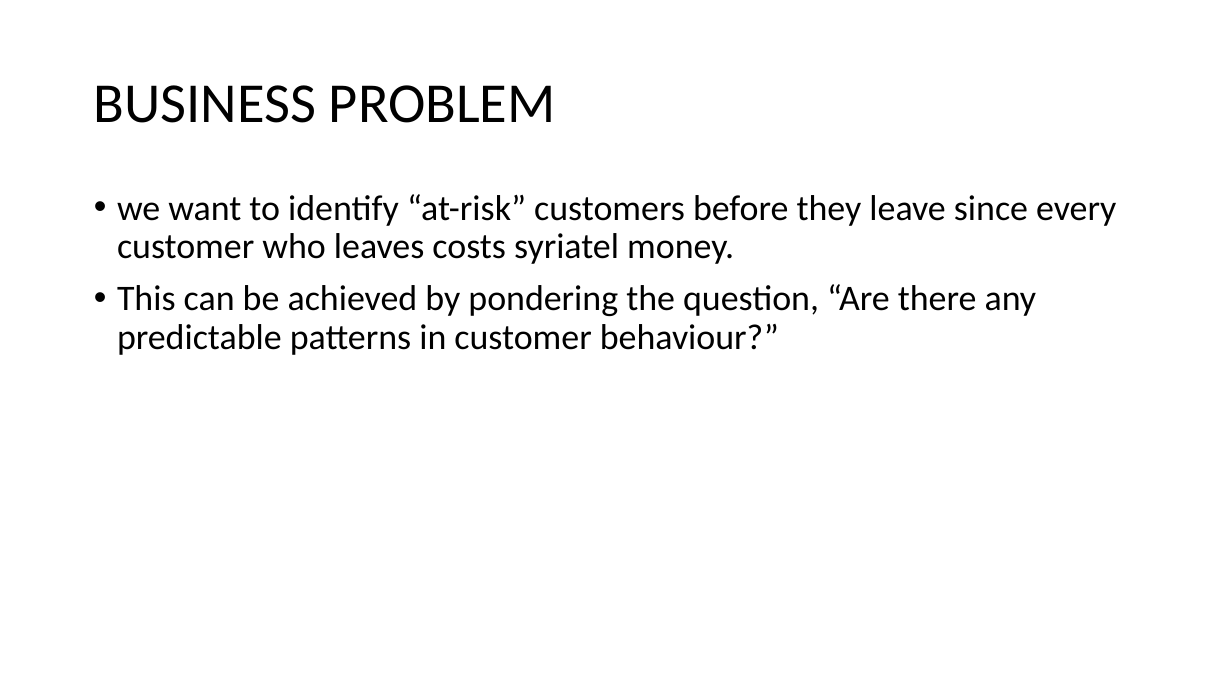
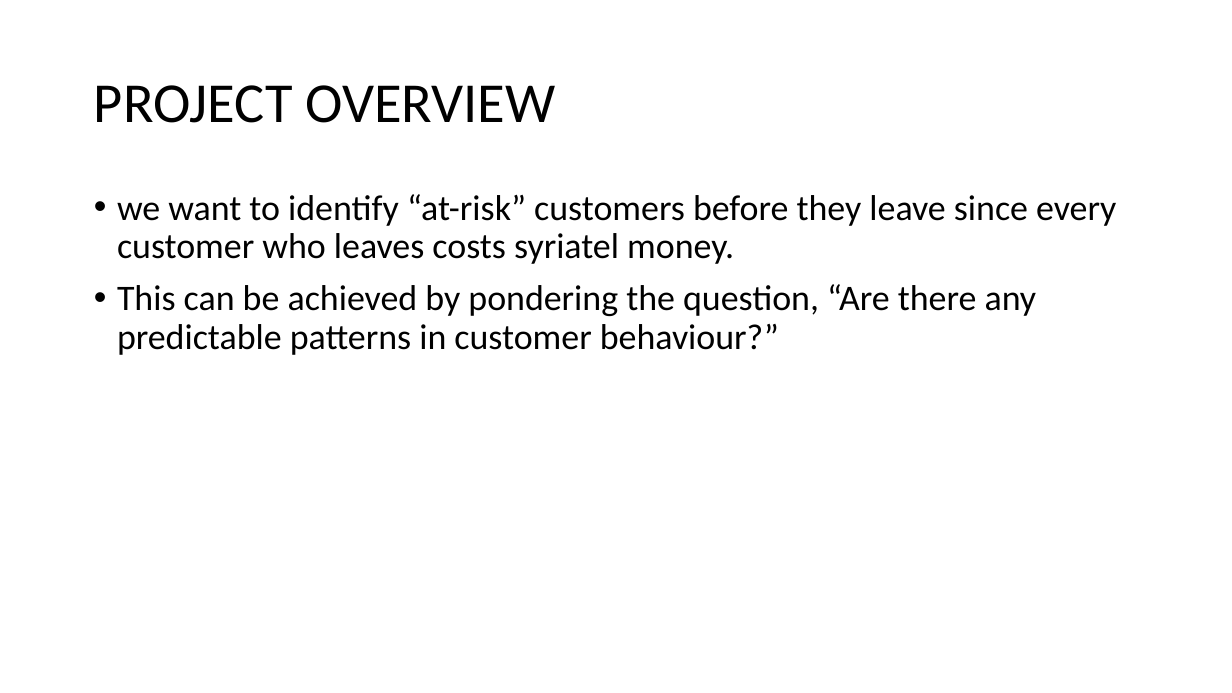
Before and after one commit to K-OK27/phase_3-project, a slide deck: slide 3 of churn PPTX Presentation.pptx (slide 2 before the commit). Drawn at 1232x693 pixels with LibreOffice and Linux fonts; fonts in the diff are those of the drawing. Boxes give left, top, right and bottom in pixels: in the first picture for what was removed or moved away, otherwise in the second. Text is boxed around its words. In the diff, an @@ line names an element or a change of style, - is before the commit and + after.

```diff
--- a/churn PPTX Presentation.pptx
+++ b/churn PPTX Presentation.pptx
@@ title at (x1=94, y1=85, x2=555, y2=123): text changed @@
-BUSINESS PROBLEM
+PROJECT OVERVIEW
```
Also in this commit, not shown: 2 other slides changed, 4 slides added, 2 slides removed.
